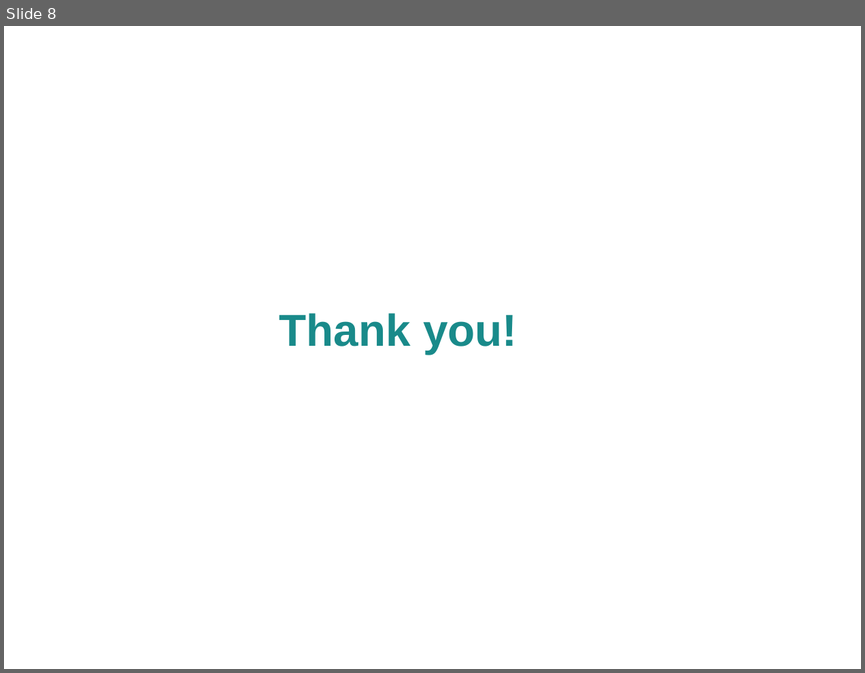
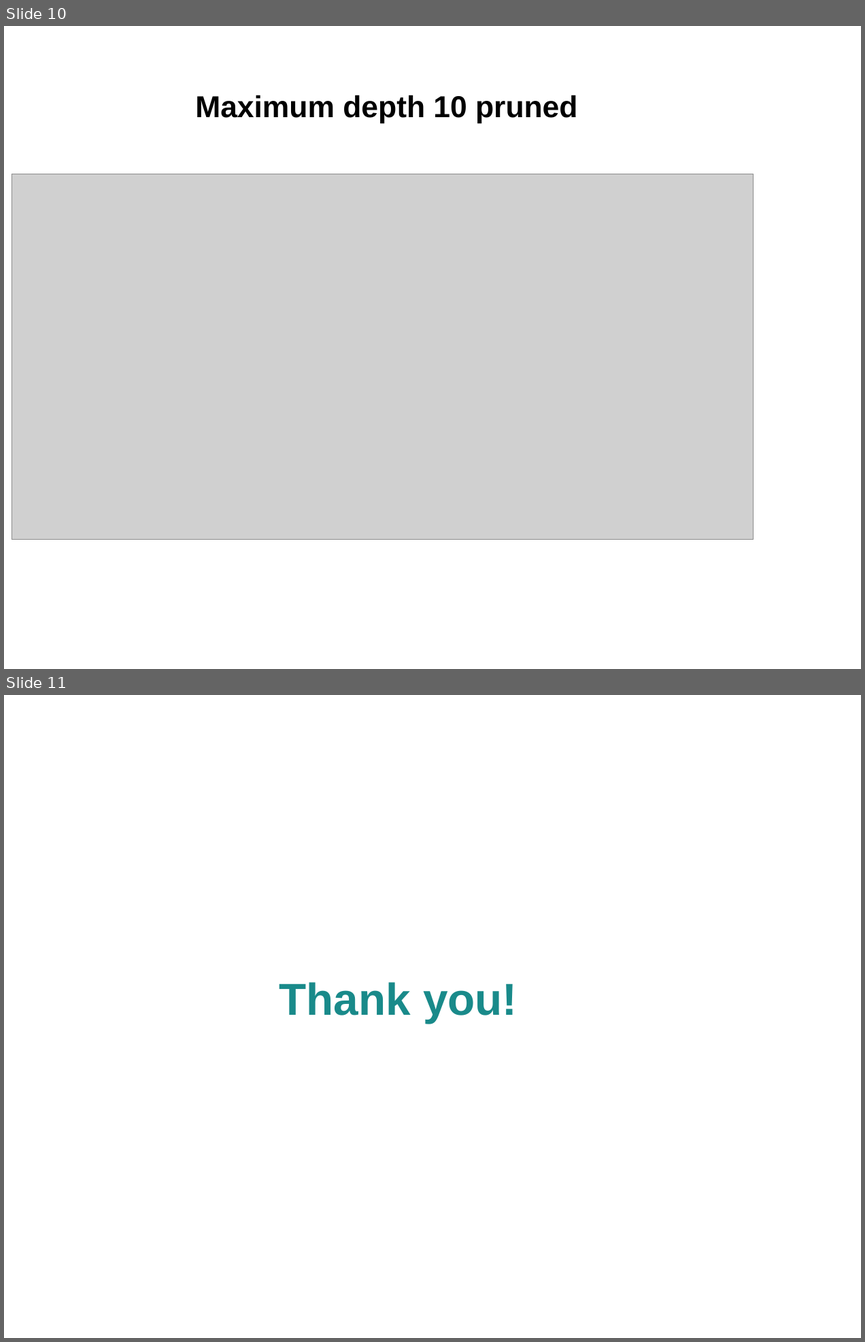
Before and after one commit to Silberschleier/ilas-ml-exercises, a slide deck: sheet02/results/Presentation_exercise_5.odp. Shown one above the other, each under a label of ours: slide 8 before the commit, slides 10 and 11 after it. The pictures are 865x673 and 865x1342 pixels, drawn with LibreOffice and Linux fonts; fonts in the diff are those of the drawing; grey boxes stand for pictures; background and template pictures are left out. Boxes give left, top, right and bottom in pixels: in the first picture for what was removed or moved away, otherwise in the second. Text is boxed around its words. In the diff, an @@ line names an element or a change of style, - is before the commit and + after.

```diff
--- a/sheet02/results/Presentation_exercise_5.odp
+++ b/sheet02/results/Presentation_exercise_5.odp
@@ slide 10 added at bbox=[4, 26, 861, 669], background picture (left out) @@
@@ title added at bbox=[195, 95, 577, 123], 28 pt, text #000000, bold @@
+Maximum depth 10 pruned
@@ picture added at bbox=[11, 174, 753, 539] @@
@@ what was slide 8 is now slide 11 @@
```
Also in this commit, not shown: 3 slides changed, 4 other slides added, 2 slides removed, 2 other files.
